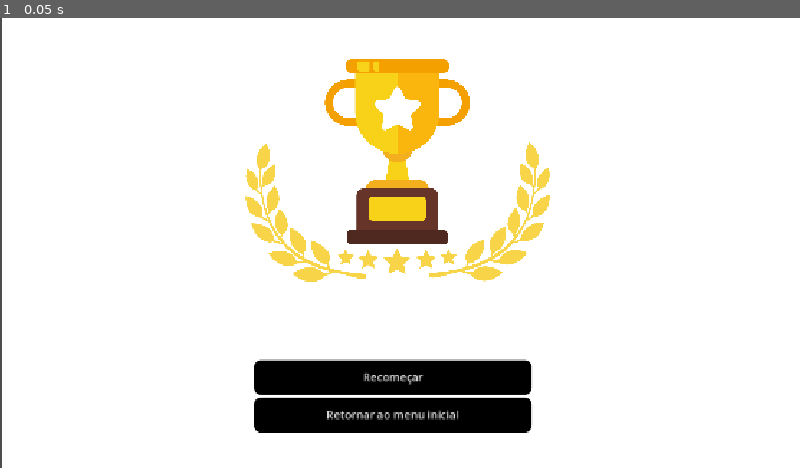
Above: before the commit, frame 1.
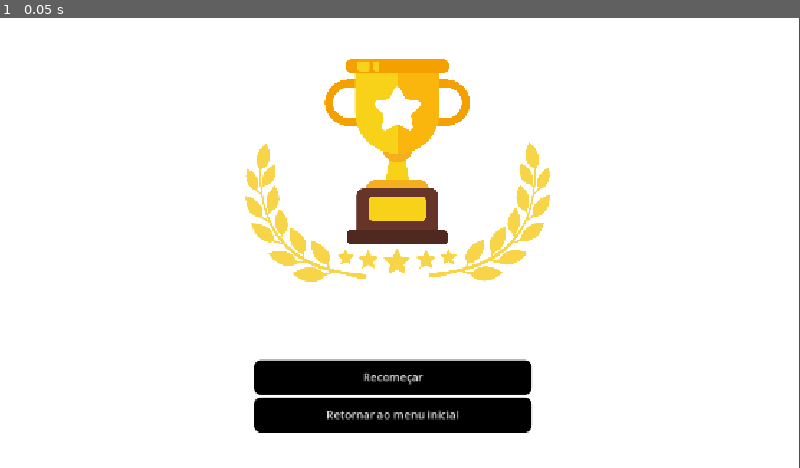
Above: after the commit, the same moment.

Repository: biarog/Paciencia-Maritacas
Game: Godot game, scene res://cenas/TelaVencedor.tscn
Same seed, same stepped clock (60 frames per second), same inputs: the game is played once before the commit and once after it. This scene is started directly instead of the project's main scene.
Inputs:
- Up to frame 1 (0.05 s): no input

The runs differ from the first frame. In frame 1, 0.4% of the frame differs, in the area x 0-100%, y 0-100%.

Commit message:
Conserto de bug

Diff:
--- a/cenas/TelaVencedor.tscn
+++ b/cenas/TelaVencedor.tscn
@@ -44,10 +44,10 @@
 grow_vertical = 2
 size_flags_horizontal = 4
 size_flags_vertical = 4
+mouse_filter = 2
 alignment = 1
 
 [node name="Recomecar" type="Button" parent="TelaVencedor/Panel/VBoxContainer"]
-process_mode = 2
 custom_minimum_size = Vector2(400, 50)
 layout_mode = 2
 theme_override_styles/hover = ExtResource("1_vm3ar")
@@ -56,7 +56,6 @@
 text = "Recomeçar"
 
 [node name="Retornar_Menu_Inicial" type="Button" parent="TelaVencedor/Panel/VBoxContainer"]
-process_mode = 2
 custom_minimum_size = Vector2(400, 50)
 layout_mode = 2
 theme_override_styles/hover = ExtResource("1_vm3ar")
@@ -77,10 +76,10 @@
 [node name="ColorRect" type="ColorRect" parent="TelaVencedor/Panel"]
 z_index = -9
 layout_mode = 0
-offset_left = -239.0
-offset_top = -87.0
-offset_right = 911.0
-offset_bottom = 564.0
+offset_left = -242.5
+offset_top = -84.0
+offset_right = 907.5
+offset_bottom = 567.0
 
 [connection signal="pressed" from="TelaVencedor/Panel/VBoxContainer/Recomecar" to="." method="_on_recomecar_pressed"]
 [connection signal="pressed" from="TelaVencedor/Panel/VBoxContainer/Retornar_Menu_Inicial" to="." method="_on_retornar_menu_inicial_pressed"]
